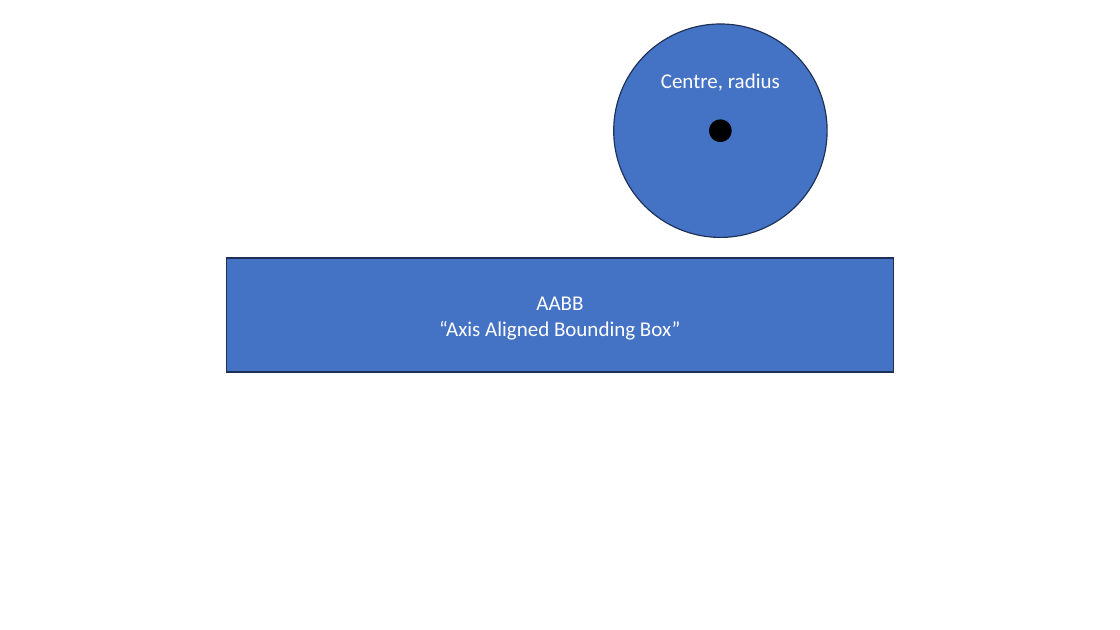
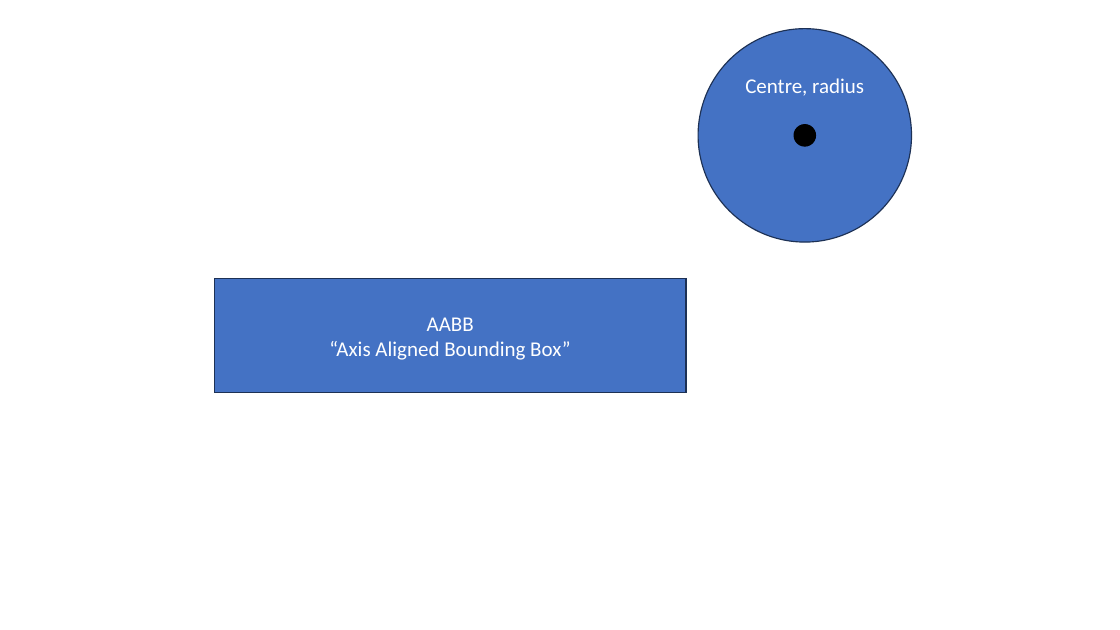
Before and after one commit to FeeneyCodes/GDP202425, a slide deck: slide 6 of 6019_Phys_1/D2D/W02/Collision_Detection (2024).pptx. Drawn at 1120x630 pixels with LibreOffice and Linux fonts; fonts in the diff are those of the drawing. Boxes give left, top, right and bottom in pixels: in the first picture for what was removed or moved away, otherwise in the second. Text is boxed around its words. In the diff, an @@ line names an element or a change of style, - is before the commit and + after.

```diff
--- a/6019_Phys_1/D2D/W02/Collision_Detection (2024).pptx
+++ b/6019_Phys_1/D2D/W02/Collision_Detection (2024).pptx
@@ ellipse "Centre, radius": place and size @@
-ellipse "Centre, radius" at [614,24,828,238]
+ellipse "Centre, radius" at [698,29,912,242]
@@ ellipse: place and size @@
-ellipse at [710,120,732,142]
+ellipse at [794,124,816,146]
@@ rectangle "AABB": place and size @@
-rectangle "AABB" at [227,258,894,372]
+rectangle "AABB" at [214,279,686,393]
```
Also in this commit, not shown: 9 slides added, 3 other files.
